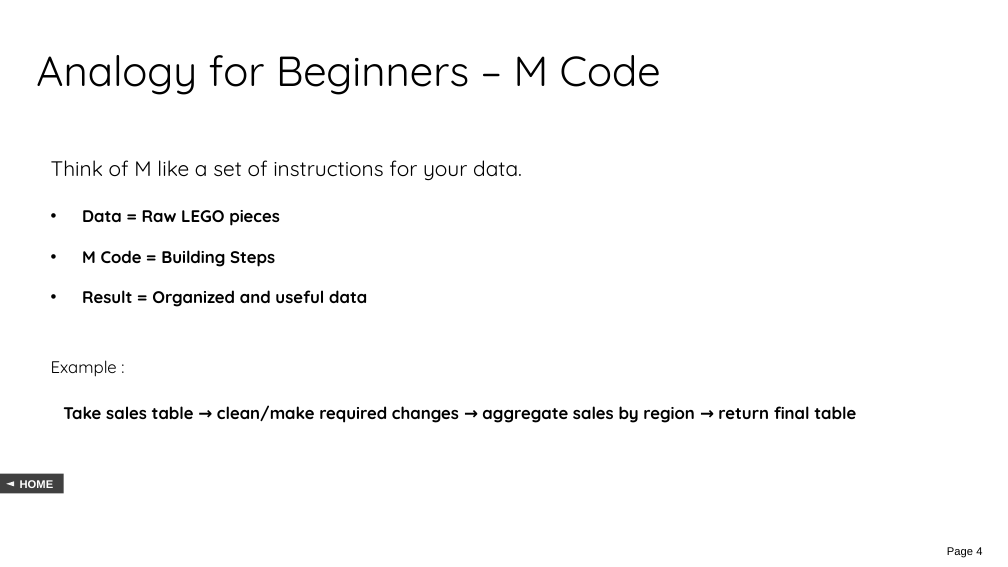
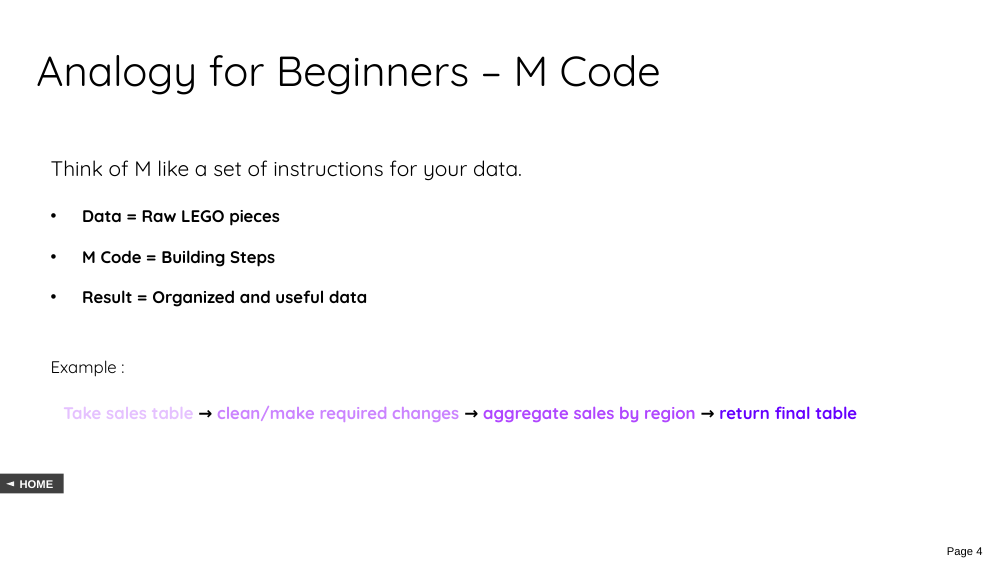
Before and after one commit to myGitHubUserNameVijay/Expert-Sessions, a slide deck: slide 4 of M.pptx. Drawn at 1008x567 pixels with LibreOffice and Linux fonts; fonts in the diff are those of the drawing; background and template pictures are left out. Boxes give left, top, right and bottom in pixels: in the first picture for what was removed or moved away, otherwise in the second. Text is boxed around its words. In the diff, an @@ line names an element or a change of style, - is before the commit and + after.

```diff
--- a/M.pptx
+++ b/M.pptx
@@ text at (63,405,857,423): text colour #000000 to #E5C1FF in "Take sales table"; text colour #000000 to #CB84FF in "clean/make required changes"; text colour #000000 to #B046FF in "aggregate sales by region"; text colour #000000 to #6600FF in "return final table" @@
```
Also in this commit, not shown: 1 other slide changed, 2 slides added, 1 other file.
